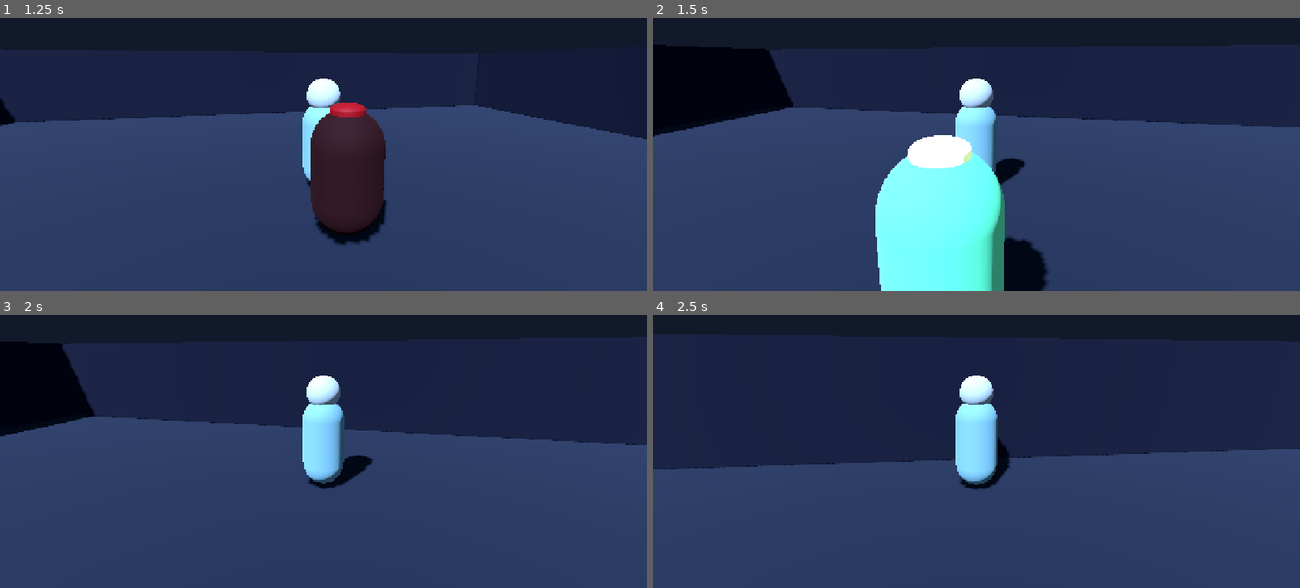
Above: before the commit, frames 1-4 (two rows, left to right).
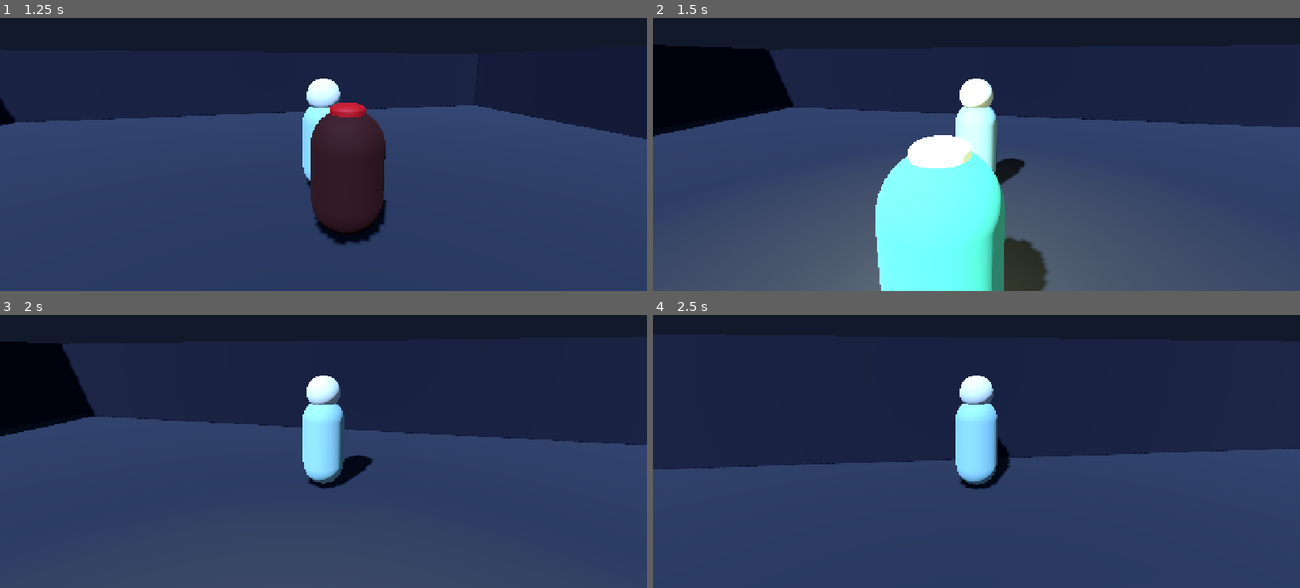
Above: after the commit, the same moments.

Repository: God-of-Bugs/BLOOMKEEPER-
Game: Godot game, scene res://scenes/Main.tscn
Same seed, same stepped clock (60 frames per second), same inputs: the game is played once before the commit and once after it.
Inputs (mouse positions are in pixels of both pictures, inside the frame that each line leads up to):
- Up to frame 1 (1.25 s): tap Enter at 0.5 s; move the mouse to (355, 108) at 0.52 s; hold W (move_forward) from 0.53 s (still down); hold E (bloom_pulse) from 0.53 s (still down); click (355, 108) at 0.67 s
- Up to frame 2 (1.5 s): keep holding W (move_forward); move the mouse to (944, 110) at 1.27 s; release E (bloom_pulse) at 1.28 s; tap Shift (dash) at 1.35 s
- Up to frame 3 (2 s): keep holding W (move_forward)
- Up to frame 4 (2.5 s): keep holding W (move_forward); move the mouse to (989, 399) at 2.02 s; hold E (bloom_pulse) from 2.03 s (still down)

Frame 1 is identical in both runs. In frame 2, 13% of the frame differs, in the area x 9-83%, y 23-100%; in frame 3, less than 0.1%; in frame 4, less than 0.1%.

Commit message:
Phase 7: Creature to Shrine transformation visual materials and OmniLight3D illumination

Diff:
--- a/scripts/prowler.gd
+++ b/scripts/prowler.gd
@@ -2,6 +2,7 @@
 extends CharacterBody3D
 
 signal pacified
+signal shrine_transformed(shrine_position: Vector3)
 
 enum State { AGGRESSIVE, CALMING, PACIFIED }
 
@@ -11,11 +12,14 @@
 @export var stopping_distance: float = 1.05
 
 var target_player: Node3D = null
+var _shrine_light: OmniLight3D = null
 
 
 func _ready() -> void:
 	add_to_group("creatures")
 	add_to_group("prowlers")
+	if state == State.PACIFIED:
+		_update_visuals_pacified()
 
 
 func _physics_process(delta: float) -> void:
@@ -72,8 +76,12 @@
 		return
 	state = State.PACIFIED
 	velocity = Vector3.ZERO
+	remove_from_group("creatures")
+	add_to_group("shrines")
+	add_to_group("pacified_creatures")
 	_update_visuals_pacified()
 	pacified.emit()
+	shrine_transformed.emit(global_position)
 
 
 func _update_visuals_pacified() -> void:
@@ -94,3 +102,12 @@
 		mat_crest.emission = Color(0.80, 0.90, 0.60, 1.0)
 		mat_crest.emission_energy_multiplier = 1.0
 		crest_mesh.material_override = mat_crest
+
+	if not _shrine_light:
+		_shrine_light = OmniLight3D.new()
+		_shrine_light.name = "ShrineLight"
+		_shrine_light.light_color = Color(0.92, 0.88, 0.55, 1.0)
+		_shrine_light.light_energy = 2.5
+		_shrine_light.omni_range = 6.0
+		_shrine_light.position = Vector3(0, 1.2, 0)
+		add_child(_shrine_light)
